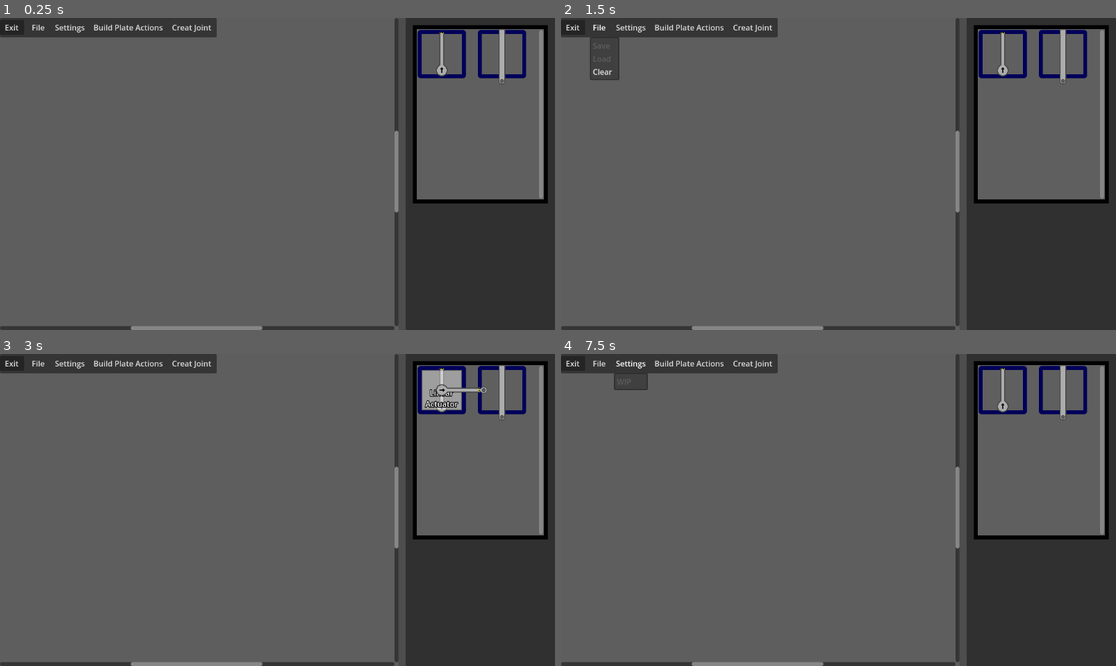
Above: before the commit, frames 1-4 (two rows, left to right).
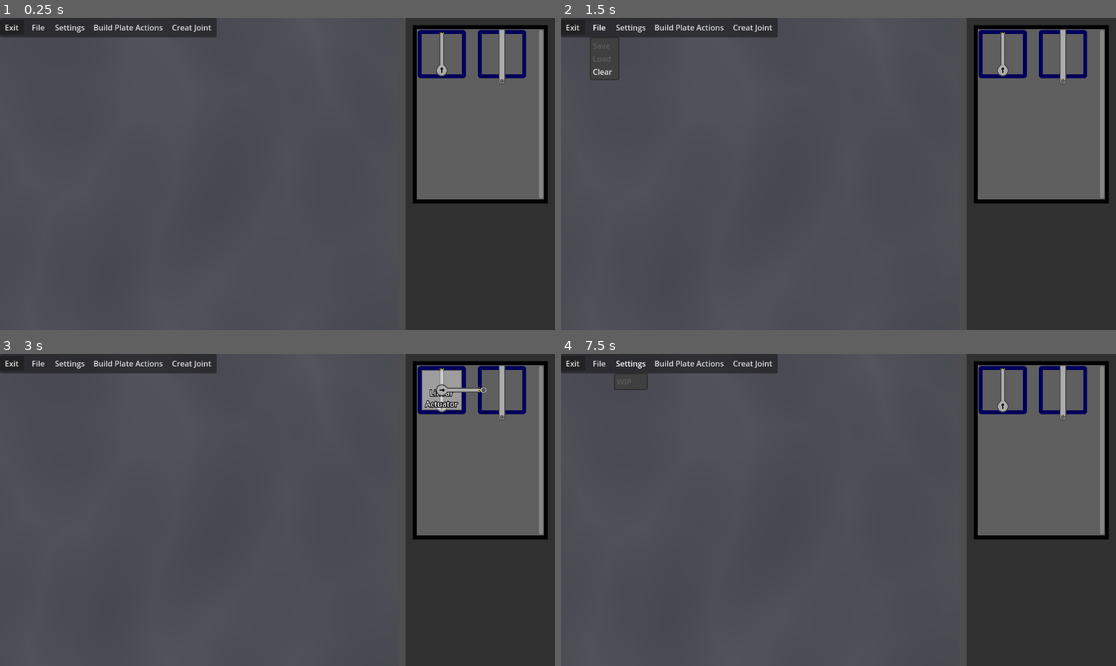
Above: after the commit, the same moments.

Repository: HUG-DEALR/designer_miner
Game: Godot game, scene res://Scenes/Menus/Builder_Menu.tscn
Two runs of this game, one before a commit and one after it. Both use one fixed random seed, a clock stepped at 60 frames per second and the inputs below.
Inputs (mouse positions are in pixels of both pictures, inside the frame that each line leads up to):
- Up to frame 1 (0.25 s): no input
- Up to frame 2 (1.5 s): click (1005, 55) at 0.52 s; click "File" at 1.25 s
- Up to frame 3 (3 s): click "Build Plate Actions" at 2 s; click (444, 391) at 2.77 s
- Up to frame 4 (7.5 s): click "File" at 3.5 s; click "Build Plate Actions" at 4.25 s; click (1005, 391) at 5.02 s; click "File" at 5.75 s; click "Build Plate Actions" at 6.5 s; click "Settings" at 7.25 s

The runs differ from the first frame. In frame 1, 1.5% of the frame differs, in the area x 0-72%, y 0-100%; in frame 2, 1.5%; in frame 3, 1.5%; in frame 4, 1.5%.

Commit message:
added dragging functions

Diff:
--- a/Scenes/Menus/Builder_Menu.tscn
+++ b/Scenes/Menus/Builder_Menu.tscn
@@ -1,10 +1,16 @@
-[gd_scene load_steps=6 format=3 uid="uid://7ayxeo2kacem"]
+[gd_scene load_steps=7 format=3 uid="uid://7ayxeo2kacem"]
 
 [ext_resource type="Script" path="res://Scripts/Menus/Builder_Menu.gd" id="1_71iis"]
 [ext_resource type="PackedScene" uid="uid://s2obsbf5jccc" path="res://Scenes/Menus/pin_joint_menu.tscn" id="2_egxm0"]
+[ext_resource type="Texture2D" uid="uid://cfubdupttgqtt" path="res://Images/Textures/Noise/T_VFX_Noi55.png" id="2_ljgvb"]
 
 [sub_resource type="StyleBoxFlat" id="StyleBoxFlat_rrsfb"]
-bg_color = Color(1, 1, 1, 0.0980392)
+bg_color = Color(0.0980392, 0.215686, 1, 0.0431373)
+border_width_left = 5
+border_width_top = 5
+border_width_right = 5
+border_width_bottom = 5
+border_color = Color(0.188235, 0.188235, 0.188235, 1)
 
 [sub_resource type="StyleBoxFlat" id="StyleBoxFlat_b136e"]
 content_margin_left = 15.0
@@ -62,14 +68,26 @@
 [node name="ScrollContainer" type="ScrollContainer" parent="CanvasLayer/Control/HBoxContainer"]
 custom_minimum_size = Vector2(800, 600)
 layout_mode = 2
+mouse_filter = 2
 follow_focus = true
+horizontal_scroll_mode = 3
+vertical_scroll_mode = 3
 
 [node name="PanelContainer" type="PanelContainer" parent="CanvasLayer/Control/HBoxContainer/ScrollContainer"]
 custom_minimum_size = Vector2(2500, 2500)
 layout_mode = 2
+size_flags_horizontal = 4
+size_flags_vertical = 4
 theme_override_styles/panel = SubResource("StyleBoxFlat_rrsfb")
 
 [node name="Build_Plate" type="Node2D" parent="CanvasLayer/Control/HBoxContainer/ScrollContainer/PanelContainer"]
+
+[node name="NinePatchRect" type="NinePatchRect" parent="CanvasLayer/Control/HBoxContainer/ScrollContainer/PanelContainer"]
+modulate = Color(1, 1, 1, 0.05)
+layout_mode = 2
+texture = ExtResource("2_ljgvb")
+axis_stretch_horizontal = 1
+axis_stretch_vertical = 1
 
 [node name="PanelContainer" type="PanelContainer" parent="CanvasLayer/Control/HBoxContainer"]
 custom_minimum_size = Vector2(100, 100)
@@ -200,12 +218,21 @@
 size_flags_vertical = 4
 text = "Build Plate Actions"
 switch_on_hover = true
-item_count = 3
+item_count = 6
 popup/item_0/text = "Recenter Build Plate"
-popup/item_1/text = "Freeze All Parts"
+popup/item_1/text = "Default Zoom"
 popup/item_1/id = 1
-popup/item_2/text = "Unfreeze All Parts"
+popup/item_1/disabled = true
+popup/item_2/text = "Zoom In"
 popup/item_2/id = 2
+popup/item_2/disabled = true
+popup/item_3/text = "Zoom Out"
+popup/item_3/id = 3
+popup/item_3/disabled = true
+popup/item_4/text = "Freeze All Parts"
+popup/item_4/id = 4
+popup/item_5/text = "Unfreeze All Parts"
+popup/item_5/id = 5
 
 [node name="Create_Joint" type="MenuButton" parent="CanvasLayer/Top_Bar/HSplitContainer/ScrollContainer/PanelContainer/HBoxContainer"]
 custom_minimum_size = Vector2(40, 40)
--- a/Scenes/Menus/Menu_Accessories/indicator_line.tscn
+++ b/Scenes/Menus/Menu_Accessories/indicator_line.tscn
@@ -6,6 +6,6 @@
 script = ExtResource("1_xseha")
 
 [node name="Line2D" type="Line2D" parent="."]
-points = PackedVector2Array(0, 0, 1, 1)
+points = PackedVector2Array(0, 0, 10, 10)
 width = 3.0
-default_color = Color(0, 0, 1, 1)
+default_color = Color(0, 0, 1, 0.5)
--- a/Scripts/Global.gd
+++ b/Scripts/Global.gd
@@ -4,9 +4,9 @@
 var groove_joints: Array = [] # Fromat: [[Joint, [Node_A, Node_B]],[...
 var spring_joints: Array = [] # Fromat: [[Joint, [Node_A, Node_B]],[...
 
-func create_pin_joint(moving_node: PhysicsBody2D, parent_node: PhysicsBody2D, offset_m:= Vector2.ZERO, offset_p:= Vector2.ZERO, offset_is_local:= true, bias:= 1.0) -> void:
+func create_pin_joint(moving_node: PhysicsBody2D, parent_node: PhysicsBody2D, offset_m:= Vector2.ZERO, offset_p:= Vector2.ZERO, offset_is_local:= true, bias:= 1.0) -> bool:
 	if not is_joint_valid("PinJoint2D", moving_node, parent_node):
-		return
+		return false
 	var new_joint: PinJoint2D = PinJoint2D.new()
 	var pre_pos: Vector2 = moving_node.global_position
 	parent_node.add_child(new_joint)
@@ -20,10 +20,11 @@
 	moving_node.global_position = pre_pos
 	new_joint.bias = bias
 	pin_joints.append([new_joint,[moving_node,parent_node]])
+	return true
 
-func create_groove_joint(moving_node: PhysicsBody2D, parent_node: PhysicsBody2D, length: float , direction: Vector2 ,offset_m:= Vector2.ZERO, offset_p:= Vector2.ZERO, bias:= 1.0) -> void:
+func create_groove_joint(moving_node: PhysicsBody2D, parent_node: PhysicsBody2D, length: float , direction: Vector2 ,offset_m:= Vector2.ZERO, offset_p:= Vector2.ZERO, bias:= 1.0) -> bool:
 	if not is_joint_valid("GrooveJoint2D", moving_node, parent_node):
-		return
+		return false
 	var new_joint: GrooveJoint2D = GrooveJoint2D.new()
 	var pre_pos: Vector2 = moving_node.global_position
 	parent_node.add_child(new_joint)
@@ -36,15 +37,17 @@
 	new_joint.initial_offset = (parent_node.global_position - moving_node.global_position).project(direction).length()
 	moving_node.global_position = pre_pos
 	new_joint.bias = bias
+	return true
 	# Untested but works in theory
 
-func create_pin_joint_from_markers(marker1: Marker2D, marker2: Marker2D, bias:= 1.0) -> void:
+func create_pin_joint_from_markers(marker1: Marker2D, marker2: Marker2D, bias:= 1.0) -> bool:
 	var rigid_body_1: RigidBody2D = get_predecessor_by_type(marker1, "RigidBody2D")
 	var rigid_body_2: RigidBody2D = get_predecessor_by_type(marker2, "RigidBody2D")
 	if rigid_body_1 and rigid_body_2:
-		create_pin_joint(rigid_body_1,rigid_body_2,marker1.global_position,marker2.global_position,false,bias)
+		return create_pin_joint(rigid_body_1,rigid_body_2,marker1.global_position,marker2.global_position,false,bias)
 	else:
 		print("Failed to find RigidBody parents of Markers")
+		return false
 
 func build_plate_cleared() -> void:
 	pin_joints.clear()
--- a/Scripts/Menus/Builder_Menu.gd
+++ b/Scripts/Menus/Builder_Menu.gd
@@ -35,12 +35,19 @@
 const joint_indicator_path: String = "res://Scenes/Menus/Menu_Accessories/joint_indicator.tscn"
 var active_indicators: Array = []
 var build_frozen: bool = true
+var build_scale: float = 1.0
+var default_panel_size: Vector2i = Vector2i.ZERO
+var dragging_build_plate: bool = false
+var mouse_movement: Vector2 = Vector2.ZERO
+var _last_mouse_position: Vector2 = Vector2.ZERO
 
 func _ready() -> void:
 	init_items()
 	build_plate_node.position = build_panel.size/2
 	await get_tree().process_frame
 	center_build_plate()
+	default_panel_size = build_panel.size
+	_last_mouse_position = get_viewport().get_mouse_position()
 	file_dropdown.get_popup().connect("id_pressed", Callable(self, "_on_file_subbutton_pressed"))
 	settings_dropdown.get_popup().connect("id_pressed", Callable(self, "_on_settings_subbutton_pressed"))
 	plate_actions_dropdown.get_popup().connect("id_pressed", Callable(self, "_on_plate_actions_subbutton_pressed"))
@@ -51,6 +58,13 @@
 	if mouse_carrying_a_part:
 		mouse_follower.position = get_viewport().get_mouse_position()
 		part_being_carried.position = Vector2.ZERO
+
+	var current_mouse_position = get_viewport().get_mouse_position()
+	mouse_movement = current_mouse_position - _last_mouse_position
+	_last_mouse_position = current_mouse_position
+	if dragging_build_plate:
+		build_scroll_container.scroll_horizontal += int(-mouse_movement.x)
+		build_scroll_container.scroll_vertical += int(-mouse_movement.y)
 
 func _input(event: InputEvent) -> void:
 	if event is InputEventMouseButton and event.pressed:
@@ -121,6 +135,16 @@
 					selected_body = null
 					highlight.texture = null
 
+				if mouse_over_buildplate and not dragging_build_plate:
+					dragging_build_plate = true
+	elif event is InputEventMouseButton and not event.pressed:
+		dragging_build_plate = false
+#	if event is InputEventMouseMotion:
+#		mouse_movement = event.relative
+#	else:
+#		print("movement is 0")
+#		mouse_movement = Vector2.ZERO
+
 func set_carrying_state(state: bool) -> void:
 	mouse_carrying_a_part = state
 	if mouse_follower.get_child(-1):
@@ -178,6 +202,12 @@
 func get_build_freeze_state() -> bool:
 	return build_frozen
 
+func set_build_scale(target_scale: float = 1.0) -> void:
+	build_scale = clamp(target_scale,0.01,20.0)
+	build_plate_node.scale = Vector2.ONE * build_scale
+	build_panel.custom_minimum_size = default_panel_size * build_scale
+	# WIP
+
 func _on_build_plate_mouse_entered() -> void:
 	mouse_over_buildplate = true
 
@@ -208,6 +238,15 @@
 	match sub_button_chosen:
 		"Recenter Build Plate":
 			center_build_plate()
+		"Default Zoom":
+			set_build_scale(1.0)
+			pass
+		"Zoom In":
+			set_build_scale(build_scale * 1.5)
+			pass
+		"Zoom Out":
+			set_build_scale(build_scale * 0.5)
+			pass
 		"Freeze All Parts":
 			set_build_freeze(true)
 		"Unfreeze All Parts":
--- a/Scripts/Menus/Menu_Accessories/indicator_line.gd
+++ b/Scripts/Menus/Menu_Accessories/indicator_line.gd
@@ -8,7 +8,7 @@
 
 func _process(_delta: float) -> void:
 	if end != null:
-		line.points = [Vector2.ZERO, end.global_position + offset - global_position]
+		line.points[1] = to_local(end.global_position + offset)
 
 func set_end_point_nodes(origin_node: Node2D, end_node: Node2D, origin_offset: Vector2 = Vector2.ZERO, end_offset: Vector2 = Vector2.ZERO) -> void:
 	if get_parent():
@@ -19,3 +19,19 @@
 	global_position = origin_node.global_position + origin_offset
 	end = end_node
 	offset = end_offset
+	line.points[1] = to_local(end.global_position + offset)
+
+func set_colour(colour: Color) -> void:
+	line.default_color = colour
+
+func set_type(line_type: String) -> void:
+	match line_type:
+		"default":
+			set_colour(Color(0,0,1,0.5)) # Blue
+		"joint_connection":
+			set_colour(Color(0,0.8,1,0.5)) # light blue
+
+func auto_self_delete(threshold_length: float = 0.0) -> void:
+	while (line.points[1] - line.points[0]).length() > threshold_length:
+		await get_tree().process_frame
+	queue_free()
--- a/Scripts/Menus/pin_joint_menu.gd
+++ b/Scripts/Menus/pin_joint_menu.gd
@@ -90,7 +90,11 @@
 
 func _on_apply_pressed() -> void:
 	if marker_1 != null and marker_2 != null:
-		Global.create_pin_joint_from_markers(marker_1,marker_2)
+		if Global.create_pin_joint_from_markers(marker_1,marker_2):
+			var new_line = load(indicator_line_path).instantiate()
+			new_line.set_end_point_nodes(marker_1,marker_2)
+			new_line.set_type("joint_connection")
+			new_line.auto_self_delete(5.0)
 		reset_menu()
 
 func _on_cancel_pressed() -> void:
Binary file added: Images/Textures/Noise/T_VFX_Noi55.png
Not shown, added: Images/Textures/Noise/T_VFX_Noi55.png.import
Binary file added: Images/Textures/Noise/cracks3.png
Not shown, added: Images/Textures/Noise/cracks3.png.import
